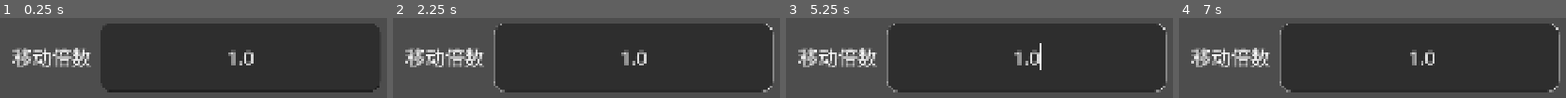
Above: before the commit, frames 1-4 (left to right).
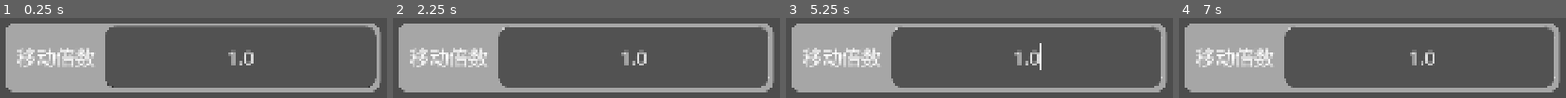
Above: after the commit, the same moments.

Repository: CantanTam/blecaco_phone
Game: Godot game, scene res://scenes/addon_set.tscn
The game is run twice, just before and just after one commit, with the same random seed, the same clock (stepped at 60 frames per second) and the same inputs. This scene is started directly instead of the project's main scene.
Inputs (mouse positions are in pixels of both pictures, inside the frame that each line leads up to):
- Up to frame 1 (0.25 s): no input
- Up to frame 2 (2.25 s): tap Enter at 0.5, 0.6, 2 s; move the mouse to (outside the picture) at 0.52 s; hold Up 0.53-1.25 s; click (outside the picture) at 0.67 s; tap Space at 0.77, 1.25 s; drag from (outside the picture) to (outside the picture) at 1.27 s; move the mouse to (outside the picture) at 2.02 s; hold Up from 2.03 s (still down); tap Tab at 2.1 s
- Up to frame 3 (5.25 s): release Up at 2.75 s; tap Space at 2.75, 3.77, 4.25 s; drag from (outside the picture) to (outside the picture) at 2.77 s; tap Enter at 3.5, 5.1 s; move the mouse to (outside the picture) at 3.52 s; hold Down 3.53-4.25 s; tap Keypad Enter at 3.6 s; drag from (outside the picture) to (outside the picture) at 4.27 s; move the mouse to (outside the picture) at 5.02 s; hold Down from 5.03 s (still down); click (outside the picture) at 5.17 s
- Up to frame 4 (7 s): release Down at 5.75 s; drag from (outside the picture) to (outside the picture) at 5.77 s; move the mouse to (outside the picture) at 6.52 s; hold Up from 6.53 s (still down); tap Tab at 6.6 s; tap Space at 6.77 s

The runs differ from the first frame. In frame 1, 82% of the frame differs, in the area x 1-99%, y 6-94%; in frame 2, 81%; in frame 3, 81%; in frame 4, 81%.

Commit message:
give each settings row an ItemBg and drive the list style from one place
MoveSpeedRow now holds ItemBg (PanelContainer) instead of putting the label
and the SpinBox directly in the row. ItemBg expands to the whole row and the
content sits inside it, inset by VALUE_PADDING because a PanelContainer hands
its stylebox content margins to its children, so one number covers all four
sides.

The look of the list now comes from seven constants at the top of
addon_set.gd (ItemBgColor, ItemBgRadius, FontSize, ValueBgColor,
ValueBgRadius, ValuePadding, plus the ItemBg name), applied by
_apply_settings_list_style(). It walks SettingsList, styles every node named
ItemBg, every Label and every SpinBox, instead of hardcoding paths, so a new
row with the same shape is styled automatically.

Verified on real frames: ItemBg reports (1,1,1,0.5) with radius 30 and
content margins 10, and its rect equals the row's (960x180). SpeedInput sits
at 10px from ItemBg's top, bottom and right. Label and SpinBox both read font
size 50, LineEdit normal/read_only carry ValueBgColor with radius 30 while
focus stays draw_center false. A pixel inside ItemBg over a blue backdrop
reads (0.549, 0.651, 0.851), i.e. white at 50%, and the pixel just outside
the rounded corner is still pure backdrop.

Diff:
--- a/scenes/addon_set.tscn
+++ b/scenes/addon_set.tscn
@@ -65,6 +65,20 @@
 LineEdit/styles/focus = SubResource("StyleBoxFlat_speed_focus")
 LineEdit/styles/read_only = SubResource("StyleBoxFlat_speed_read_only")
 
+; 每行的背景 ItemBg。数值只是「脚本没跑之前的默认外观」——
+; 真正的样式由 scripts/addon_set.gd 顶部的统一样式变量在 _ready() 里写进来。
+[sub_resource type="StyleBoxFlat" id="StyleBoxFlat_itembg"]
+content_margin_left = 10.0
+content_margin_top = 10.0
+content_margin_right = 10.0
+content_margin_bottom = 10.0
+bg_color = Color(1, 1, 1, 0.5)
+corner_radius_top_left = 30
+corner_radius_top_right = 30
+corner_radius_bottom_right = 30
+corner_radius_bottom_left = 30
+corner_detail = 20
+
 [node name="AddonSet" type="Control" unique_id=1767232535]
 layout_mode = 3
 anchor_right = 1.0
@@ -90,9 +104,18 @@
 [node name="MoveSpeedRow" type="HBoxContainer" parent="SetScrollPage/SettingsList" unique_id=776120980]
 custom_minimum_size = Vector2(0, 180)
 layout_mode = 2
+
+[node name="ItemBg" type="PanelContainer" parent="SetScrollPage/SettingsList/MoveSpeedRow"]
+layout_mode = 2
+size_flags_horizontal = 3
+theme_override_styles/panel = SubResource("StyleBoxFlat_itembg")
+
+[node name="RowContent" type="HBoxContainer" parent="SetScrollPage/SettingsList/MoveSpeedRow/ItemBg"]
+layout_mode = 2
+size_flags_horizontal = 3
 theme_override_constants/separation = 25
 
-[node name="SpeedLabel" type="Label" parent="SetScrollPage/SettingsList/MoveSpeedRow" unique_id=354484819]
+[node name="SpeedLabel" type="Label" parent="SetScrollPage/SettingsList/MoveSpeedRow/ItemBg/RowContent" unique_id=354484819]
 custom_minimum_size = Vector2(220, 80)
 layout_mode = 2
 theme_override_fonts/font = SubResource("SystemFont_1n66d")
@@ -101,7 +124,7 @@
 horizontal_alignment = 2
 vertical_alignment = 1
 
-[node name="SpeedInput" type="SpinBox" parent="SetScrollPage/SettingsList/MoveSpeedRow" unique_id=722869608]
+[node name="SpeedInput" type="SpinBox" parent="SetScrollPage/SettingsList/MoveSpeedRow/ItemBg/RowContent" unique_id=722869608]
 layout_mode = 2
 size_flags_horizontal = 3
 theme = SubResource("Theme_xx2wr")
--- a/scripts/addon_set.gd
+++ b/scripts/addon_set.gd
@@ -1,11 +1,51 @@
 extends Control
 
+# ============================================================
+# SettingsList 统一样式变量
+#
+# 整个设置列表的外观只在这里定义，由 _apply_settings_list_style() 统一套用。
+# 以后往 SettingsList 里加新行，只要结构一致：
+#     XxxRow (HBoxContainer)
+#       └ ItemBg (PanelContainer)
+#           └ RowContent (HBoxContainer)
+#               ├ XxxLabel (Label)
+#               └ XxxInput (SpinBox)
+# 就会自动套用同一套样式，不需要改下面的代码。
+# ============================================================
+
+## ItemBg 的底色（RGB + 透明度）。默认：白色 50% 半透明。
+const ITEM_BG_COLOR := Color(1.0, 1.0, 1.0, 0.5)
+
+## ItemBg 的圆角大小（px）
+const ITEM_BG_RADIUS := 30
+
+## Label 文本 与 SpinBox 数值 共用的字号
+const FONT_SIZE := 50
+
+## 数值输入框（SpinBox）的底色
+const VALUE_BG_COLOR := Color(0.1, 0.1, 0.1, 0.6)
+
+## 数值输入框（SpinBox）的圆角大小（px）
+const VALUE_BG_RADIUS := 30
+
+## 数值输入框与 ItemBg 之间的内边距（px）
+const VALUE_PADDING := 10
+
+## 行背景的节点名。SettingsList 下凡是叫这个名字的 PanelContainer
+## 都会按上面的变量套样式。
+const ITEM_BG_NAME := "ItemBg"
+
+
+@onready var settings_list: VBoxContainer = $SetScrollPage/SettingsList
 @onready var move_speed_spin_box: SpinBox = (
-	$SetScrollPage/SettingsList/MoveSpeedRow/SpeedInput
+	$SetScrollPage/SettingsList/MoveSpeedRow/ItemBg/RowContent/SpeedInput
 )
 
 
 func _ready() -> void:
+	# 先套用统一样式，再填数据
+	_apply_settings_list_style()
+
 	# 设置允许的数值范围
 	move_speed_spin_box.min_value = 0.01
 	move_speed_spin_box.max_value = 100.0
@@ -26,3 +66,86 @@
 
 func _on_move_speed_changed(value: float) -> void:
 	Options.set_value("move_speed", value)
+
+
+# ============================================================
+# 统一样式的套用
+# ============================================================
+
+
+## 把上面那些样式变量应用到 SettingsList 下的所有行。
+##
+## 用「遍历 + 判名字/判类型」而不是写死路径，以后加新行不用回来改这里。
+func _apply_settings_list_style() -> void:
+	for node in settings_list.find_children("*", "", true, false):
+		if node.name == ITEM_BG_NAME and node is PanelContainer:
+			_style_item_bg(node as PanelContainer)
+		elif node is Label:
+			(node as Label).add_theme_font_size_override(
+				"font_size", FONT_SIZE
+			)
+		elif node is SpinBox:
+			_style_spin_box(node as SpinBox)
+
+
+## ItemBg（行背景）：底色、圆角，以及给子节点留的内边距。
+##
+## ⚠️ 内边距走 StyleBox 的 content_margin —— PanelContainer 就是用它来决定
+##    子节点离边框多远的，所以 VALUE_PADDING 会同时作用在数值框的上下左右。
+func _style_item_bg(item_bg: PanelContainer) -> void:
+	var style := item_bg.get_theme_stylebox("panel") as StyleBoxFlat
+
+	if style == null:
+		push_warning(
+			"[AddonSet] %s 上没找到 StyleBoxFlat，跳过" % item_bg.name
+		)
+		return
+
+	style.bg_color = ITEM_BG_COLOR
+	_set_corner_radius(style, ITEM_BG_RADIUS)
+
+	style.content_margin_left = VALUE_PADDING
+	style.content_margin_top = VALUE_PADDING
+	style.content_margin_right = VALUE_PADDING
+	style.content_margin_bottom = VALUE_PADDING
+
+
+## 数值输入框：字号 + 底色 + 圆角。
+##
+## ⚠️ SpinBox 自己不画背景，它内部有一个 LineEdit（内部子节点），
+##    外观来自 LineEdit/styles/*。所以底色和圆角必须写在那几份 stylebox 上；
+##    写在 SpinBox 自己的 theme_override_styles 上是没用的。
+##
+##    字号则走 Theme 的 default_font_size，内部 LineEdit 会自动继承。
+func _style_spin_box(spin_box: SpinBox) -> void:
+	var value_theme := spin_box.theme
+
+	if value_theme == null:
+		# 没挂独立 Theme 的 SpinBox：至少把字号补上
+		spin_box.get_line_edit().add_theme_font_size_override(
+			"font_size", FONT_SIZE
+		)
+		return
+
+	value_theme.default_font_size = FONT_SIZE
+
+	for style_name in ["normal", "focus", "read_only"]:
+		var style := value_theme.get_stylebox(style_name, "LineEdit")
+
+		if not (style is StyleBoxFlat):
+			continue
+
+		var flat := style as StyleBoxFlat
+
+		# focus 那份是 draw_center = false 的（只画一圈描边），不该改底色
+		if flat.draw_center:
+			flat.bg_color = VALUE_BG_COLOR
+
+		_set_corner_radius(flat, VALUE_BG_RADIUS)
+
+
+func _set_corner_radius(style: StyleBoxFlat, radius: int) -> void:
+	style.corner_radius_top_left = radius
+	style.corner_radius_top_right = radius
+	style.corner_radius_bottom_right = radius
+	style.corner_radius_bottom_left = radius
